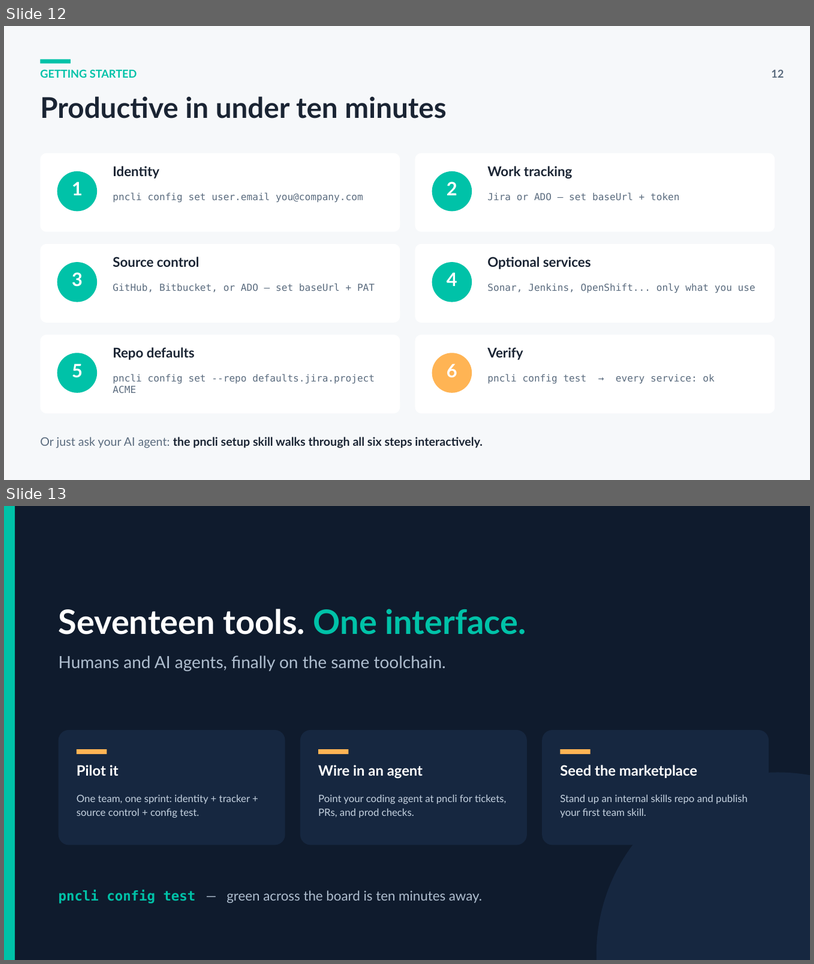
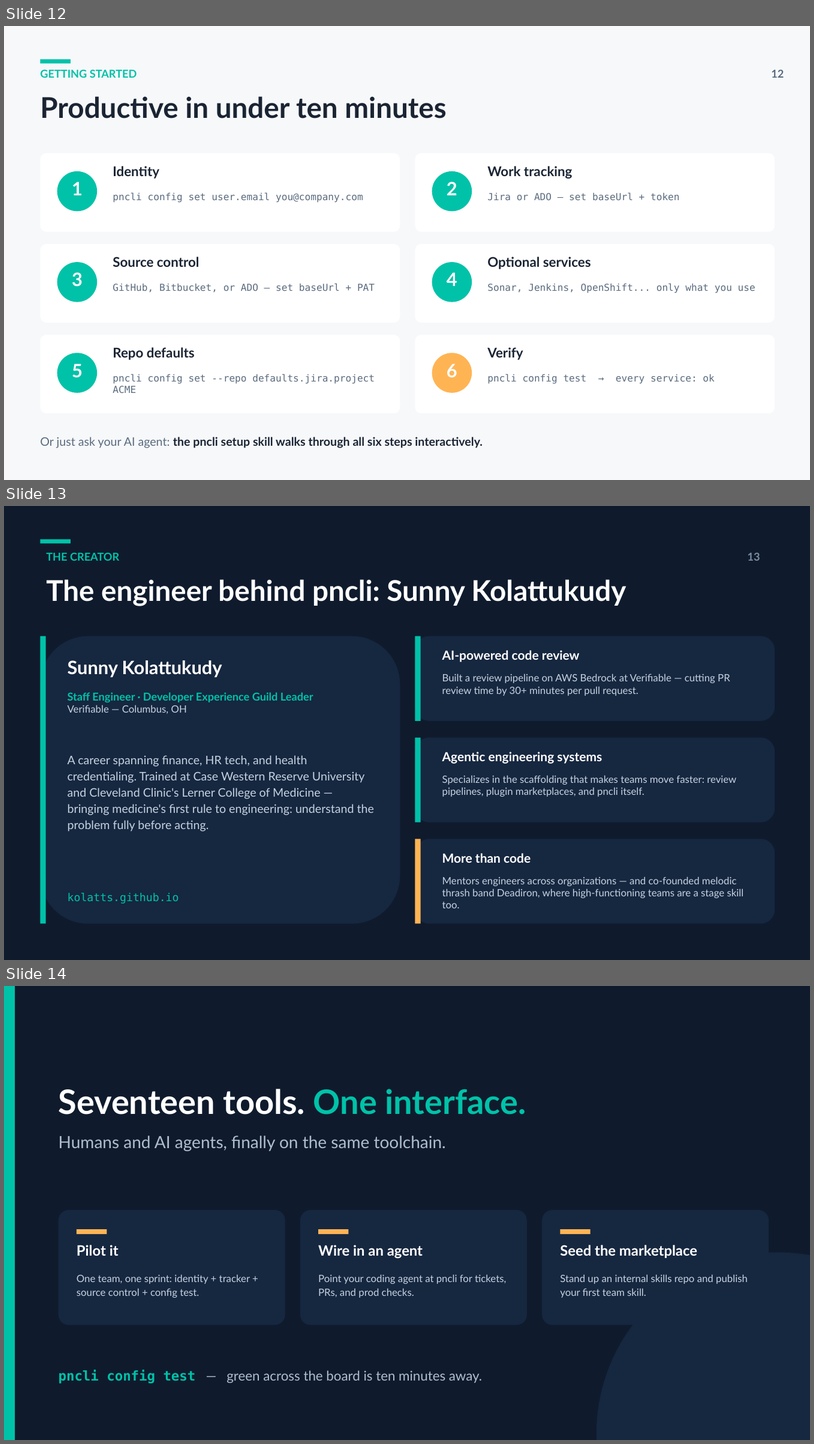
Before and after one commit to r1d20/Buddy, a slide deck: pncli-overview.pptx. Shown one above the other, each under a label of ours: slides 12 and 13 before the commit, slides 12, 13 and 14 after it. The pictures are 814x964 and 814x1444 pixels, drawn with LibreOffice and Linux fonts; fonts in the diff are those of the drawing. Boxes give left, top, right and bottom in pixels: in the first picture for what was removed or moved away, otherwise in the second. Text is boxed around its words. In the diff, an @@ line names an element or a change of style, - is before the commit and + after.

```diff
--- a/pncli-overview.pptx
+++ b/pncli-overview.pptx
@@ slide 13 added at bbox=[4, 506, 810, 960], background #FFFFFF @@
@@ rectangle added at bbox=[4, 506, 810, 960], fill #0F1B2D @@
@@ rectangle added at bbox=[40, 539, 71, 544], fill #00C2A8 @@
@@ text added at bbox=[46, 552, 119, 561], 13 pt, text #00C2A8, bold @@
+THE CREATOR
@@ text added at bbox=[748, 553, 761, 561], 13 pt, text #7C8CA0, bold @@
+13
@@ text added at bbox=[46, 579, 626, 606], 34 pt, text #FFFFFF, bold @@
+The engineer behind pncli: Sunny Kolattukudy
@@ rounded rectangle added at bbox=[40, 636, 400, 924], fill #162740 @@
@@ rectangle added at bbox=[40, 636, 46, 924], fill #00C2A8 @@
@@ rounded rectangle added at bbox=[416, 636, 776, 721], fill #162740 @@
@@ rectangle added at bbox=[416, 636, 421, 721], fill #00C2A8 @@
@@ text added at bbox=[68, 660, 222, 677], 22 pt, text #FFFFFF, bold @@
+Sunny Kolattukudy
@@ text added at bbox=[443, 650, 580, 662], 15 pt, text #FFFFFF, bold @@
+AI-powered code review
@@ text added at bbox=[443, 673, 731, 696], 12 pt, text #C5D2E0 @@
+Built a review pipeline on AWS Bedrock at Verifiable — cutting PR review time by 30+ minutes per pull request.
@@ text added at bbox=[68, 692, 314, 714], 13 pt, text #00C2A8, bold @@
+Staff Engineer · Developer Experience Guild Leader
+Verifiable — Columbus, OH
@@ rounded rectangle added at bbox=[416, 738, 776, 822], fill #162740 @@
@@ rectangle added at bbox=[416, 738, 421, 822], fill #00C2A8 @@
@@ text added at bbox=[68, 755, 374, 831], 14 pt, text #C5D2E0 @@
+A career spanning finance, HR tech, and health credentialing. Trained at Case Western Reserve University and Cleveland Clinic's Lerner College of Medicine — bringing medicine's first rule to engineering: understand the problem fully before acting.
@@ text added at bbox=[443, 751, 602, 763], 15 pt, text #FFFFFF, bold @@
+Agentic engineering systems
@@ text added at bbox=[443, 775, 737, 796], 12 pt, text #C5D2E0 @@
+Specializes in the scaffolding that makes teams move faster: review pipelines, plugin marketplaces, and pncli itself.
@@ rounded rectangle added at bbox=[416, 839, 776, 924], fill #162740 @@
@@ rectangle added at bbox=[416, 839, 421, 924], fill #FFB454 @@
@@ text added at bbox=[443, 853, 531, 862], 15 pt, text #FFFFFF, bold @@
+More than code
@@ text added at bbox=[443, 876, 744, 908], 12 pt, text #C5D2E0 @@
+Mentors engineers across organizations — and co-founded melodic thrash band Deadiron, where high-functioning teams are a stage skill too.
@@ text added at bbox=[68, 892, 179, 903], 13 pt, text #00C2A8 @@
+kolatts.github.io
@@ what was slide 13 is now slide 14 @@
```
